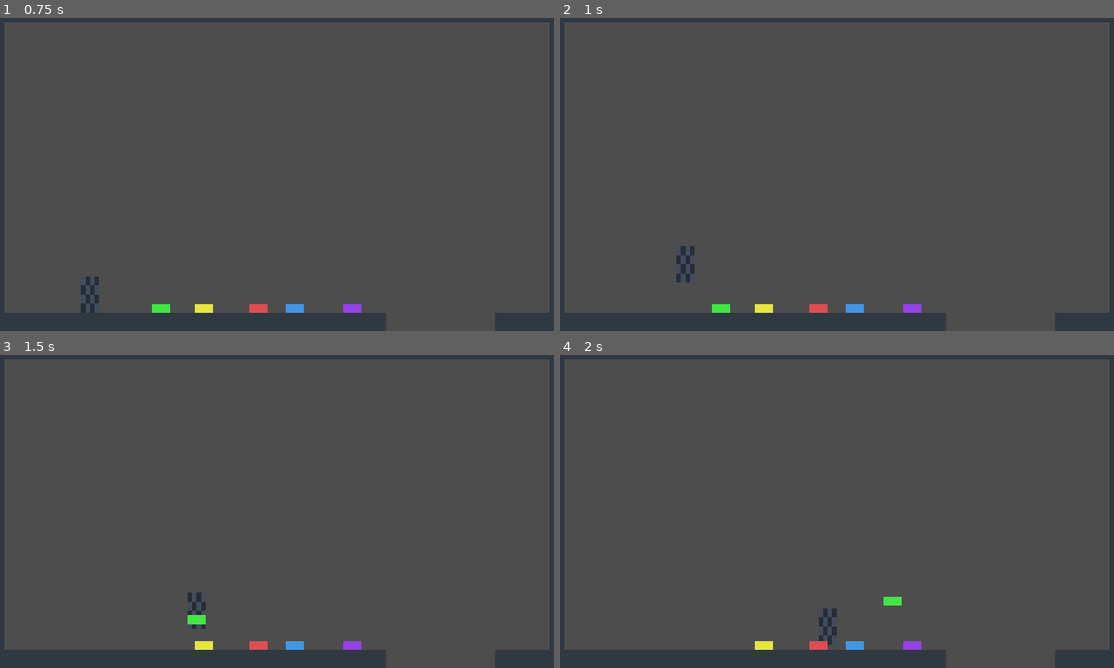
Above: before the commit, frames 1-4 (two rows, left to right).
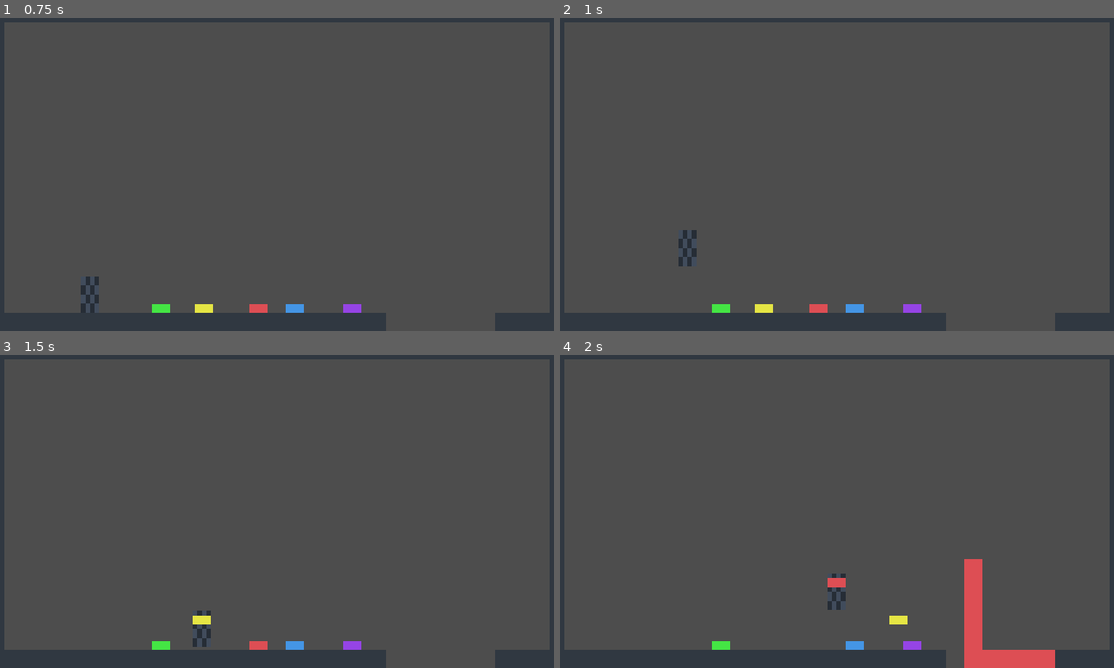
Above: after the commit, the same moments.

Repository: Luicel/CassetteGame
Game: Godot game, scene res://level/level.tscn
The game is run twice, just before and just after one commit, with the same random seed, the same clock (stepped at 60 frames per second) and the same inputs.
Inputs:
- Up to frame 1 (0.75 s): tap Enter at 0.5 s; hold D (right) from 0.53 s (still down); tap Shift (throw) at 0.6 s
- Up to frame 2 (1 s): keep holding D (right); tap Space (jump) at 0.77, 0.8 s
- Up to frame 3 (1.5 s): keep holding D (right); tap Space (jump) at 1.07, 1.35 s
- Up to frame 4 (2 s): keep holding D (right); tap Space (jump) at 1.52, 1.82 s; tap Shift (throw) at 1.55 s

Frame 1 is identical in both runs. In frame 2, 0.3% of the frame differs, in the area x 20-25%, y 67-85%; in frame 3, 0.5%; in frame 4, 2.8%, in the area x 27-90%, y 65-100%.

Commit message:
add jump buffer

Diff:
--- a/cassette/base_cassette.gd
+++ b/cassette/base_cassette.gd
@@ -10,7 +10,6 @@
 func throw(player_direction):
 	var direction = Vector2(Input.get_axis("left", "right"), Input.get_axis("up", "down")).normalized()
 	if direction == Vector2.ZERO: direction = Vector2(player_direction, 0)
-	print(direction)
 	gravity_scale = 0
 	linear_damp = air_resistance
 	throw_timer.start()
--- a/player/movement/player_air_dash_movement_state.gd
+++ b/player/movement/player_air_dash_movement_state.gd
@@ -38,7 +38,6 @@
 
 
 func execute_basics(delta):
-	print("!!")
 	player.handle_horizontal_movement(delta)
 	player.handle_jump()
 	player.handle_wall_jump()
--- a/player/player.gd
+++ b/player/player.gd
@@ -9,6 +9,7 @@
 @onready var coyote_time_timer = $CoyoteTimeTimer
 @onready var wall_jump_timer = $WallJumpTimer
 @onready var wall_grace_timer = $WallGraceTimer
+@onready var jump_buffer_timer = $JumpBufferTimer
 
 @export var initial_movement_state : PlayerMovementState
 @export_category("Player Movement")
@@ -136,7 +137,8 @@
 	elif is_on_floor():
 		coyote_time_activated = false
 
-	if Input.is_action_just_pressed("jump"):
+	if Input.is_action_just_pressed("jump") or jump_buffer_timer.time_left > 0:
+		if jump_buffer_timer.time_left == 0: jump_buffer_timer.start()
 		if is_on_floor() or coyote_time_timer.time_left > 0.0:
 			coyote_time_activated = true
 			if not flipped:
--- a/player/player.tscn
+++ b/player/player.tscn
@@ -22,7 +22,7 @@
 collision_layer = 2
 script = ExtResource("1_qfedd")
 initial_movement_state = NodePath("PlayerMovementStateMachine/Normal")
-speed = 500.0
+speed = 525.0
 jump_velocity = -1100.0
 gravity_scale = 3.5
 acceleration = 2500.0
@@ -30,7 +30,7 @@
 air_acceleration = 2000.0
 air_resistance = 3000.0
 air_dash_force = 2000.0
-air_dash_resistance = 2500.0
+air_dash_resistance = 3000.0
 air_dash_wait_time = 0.075
 
 [node name="Sprite2D" type="Sprite2D" parent="."]
@@ -87,4 +87,8 @@
 wait_time = 0.15
 one_shot = true
 
+[node name="JumpBufferTimer" type="Timer" parent="."]
+wait_time = 0.1
+one_shot = true
+
 [connection signal="body_entered" from="CassetteDetectorArea" to="." method="_on_cassette_detector_area_body_entered"]
